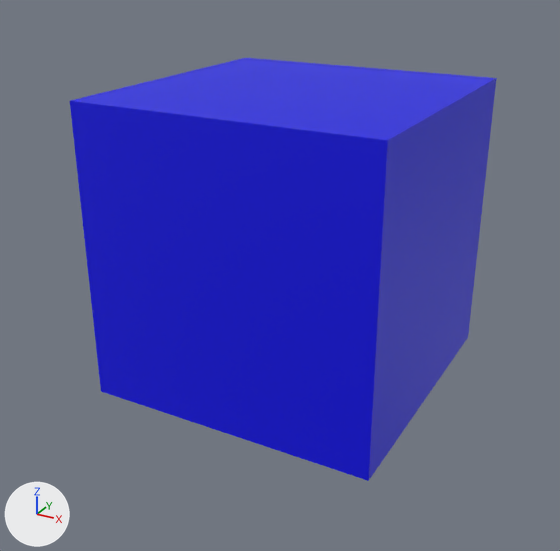
One commit to the glTF model assets/blender/export/CAT/CatBody.glb: the scene before it, then after it.
The view is the same before and after, from a 50 mm camera at (2.31, -4.44, 1.9) aimed at (-0.05, -0.15, -0.25). The lights are fixed; the arrows at lower left show +X, +Y and +Z. The first picture is the older version. Where no turn or scale is listed for an object, it has been applied to the vertices.
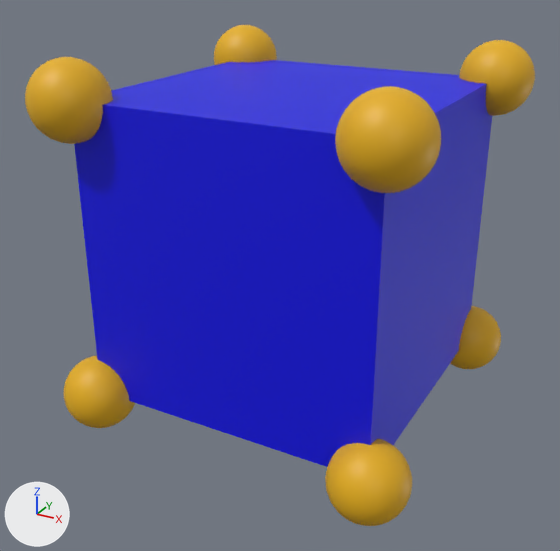
What the commit changed:
Material 'Yellow' (mat_yellow) is new.
Its base color is (0.8, 0.435, 0.00587) (yellow #e7b012).
Mesh me_sphere_009 is new.
It is a UV sphere (32 segments, 16 rings, poles along z) spanning x -0.25..0.25, y -0.25..0.25, z -0.25..0.25.
It uses material mat_yellow (yellow #e7b012).
Object 'Sphere.008' (ob_sphere_008) is new; it shows me_sphere_009.
Its location is (1.0, 1.0, -1.0).
Object 'Sphere.007' (ob_sphere_007) is new; it shows a copy of me_sphere_009.
Its location is (1.0, -1.0, -1.0).
Object 'Sphere.005' (ob_sphere_005) is new; it shows a copy of me_sphere_009.
Its location is (-1.0, -1.0, -1.0).
Object 'Sphere.004' (ob_sphere_004) is new; it shows a copy of me_sphere_009.
Its location is (1.0, 1.0, 1.0).
Object 'Sphere.003' (ob_sphere_003) is new; it shows a copy of me_sphere_009.
Its location is (1.0, -1.0, 1.0).
Object 'Sphere.002' (ob_sphere_002) is new; it shows a copy of me_sphere_009.
Its location is (-1.0, 1.0, 1.0).
Object 'Sphere.001' (ob_sphere_001) is new; it shows a copy of me_sphere_009.
Its location is (-1.0, -1.0, 1.0).

Location of each change, (x1, y1, x2, y2) in pixels of the pictures (560 x 551 px):
'Sphere.003', added (yellow): after (335, 86, 441, 193)
'Sphere.007', added (yellow): after (325, 439, 412, 526)
'Sphere.001', added: after (25, 57, 113, 144)
'Sphere.004', added: after (459, 40, 535, 116)
'Sphere.005', added (yellow): after (64, 356, 135, 428)
'Sphere.008', added: after (450, 306, 501, 369)
'Sphere.002', added: after (214, 25, 277, 65)
